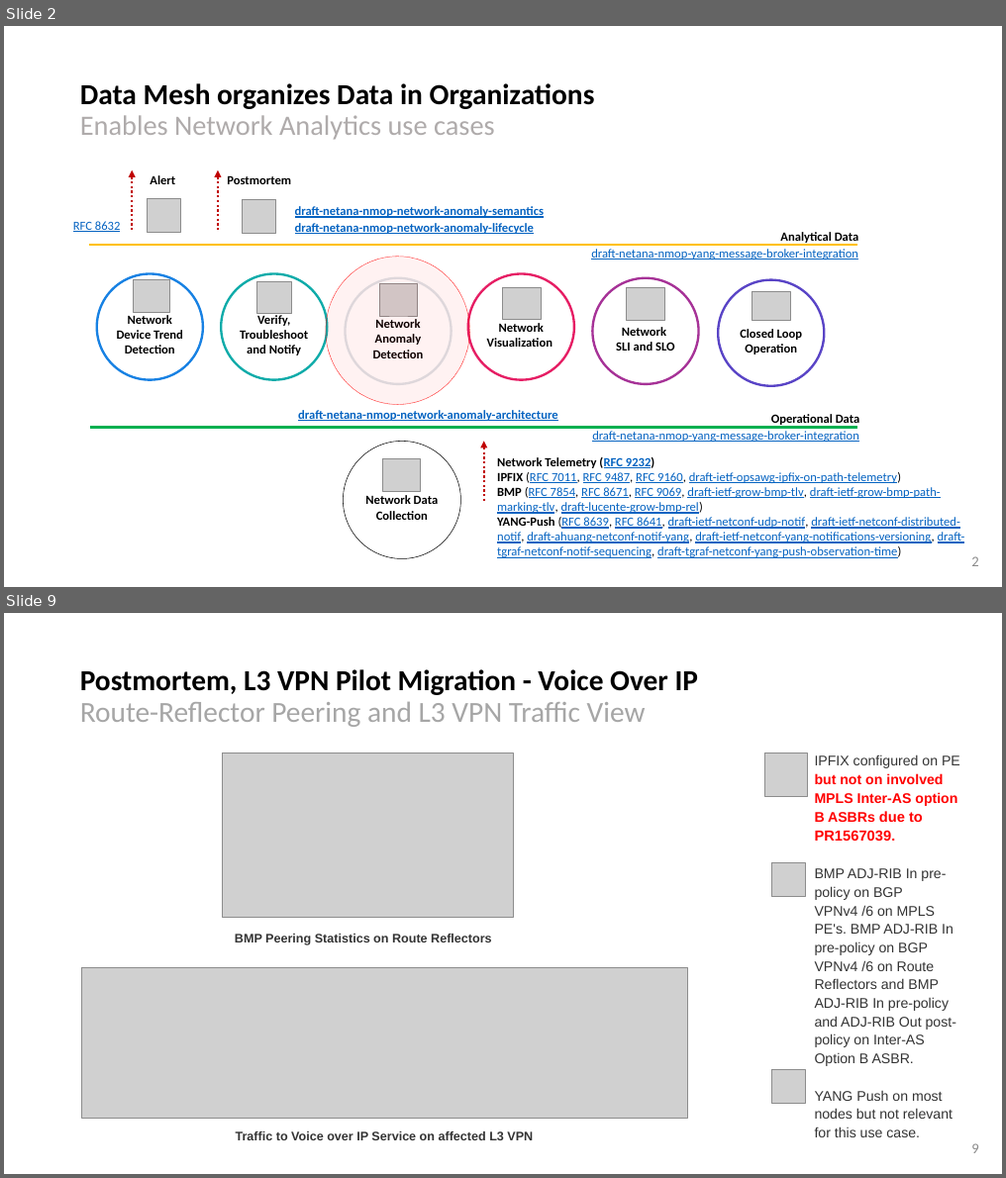
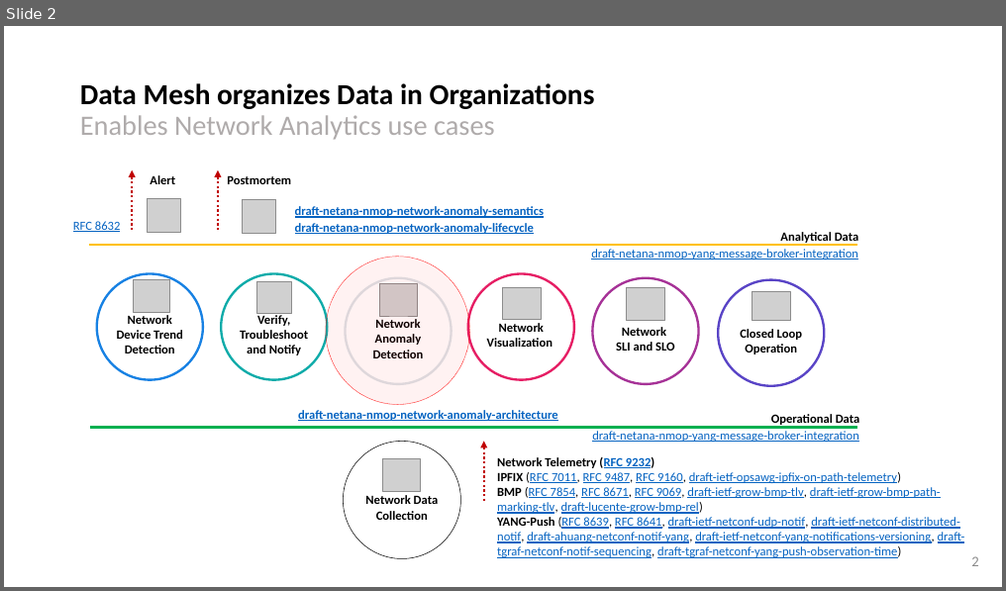
Before and after one commit to network-analytics/ietf-network-analytics-document-status, a slide deck: 121/NMOP/nmop-interim-swisscom-network-analytics-network-incident-postmortem.pptx. Shown one above the other, each under a label of ours: slides 2 and 9 before the commit, slide 2 after it; the slides between them are not shown. The pictures are 1006x1178 and 1006x591 pixels, drawn with LibreOffice and Linux fonts; fonts in the diff are those of the drawing; grey boxes stand for pictures. Boxes give left, top, right and bottom in pixels: in the first picture for what was removed or moved away, otherwise in the second. Text is boxed around its words. In the diff, an @@ line names an element or a change of style, - is before the commit and + after.

```diff
--- a/121/NMOP/nmop-interim-swisscom-network-analytics-network-incident-postmortem.pptx
+++ b/121/NMOP/nmop-interim-swisscom-network-analytics-network-incident-postmortem.pptx
@@ slide 9 removed at <box>4,613,1002,1174</box>, background #FFFFFF @@
@@ title removed at <box>80,669,698,727</box> @@
-Postmortem, L3 VPN Pilot Migration - Voice Over IP
-Route-Reflector Peering and L3 VPN Traffic View
@@ picture removed at <box>223,754,514,918</box> @@
@@ picture removed at <box>764,754,807,796</box> @@
@@ text removed at <box>815,755,960,1138</box> @@
-IPFIX configured on PE but not on involved MPLS Inter-AS option B ASBRs due to PR1567039.
-BMP ADJ-RIB In pre-policy on BGP VPNv4 /6 on MPLS PE's. BMP ADJ-RIB In pre-policy on BGP VPNv4 /6 on Route Reflectors and BMP ADJ-RIB In pre-policy and ADJ-RIB Out post-policy on Inter-AS Option B ASBR.
-YANG Push on most nodes but not relevant for this use case.
@@ picture removed at <box>772,863,806,897</box> @@
@@ text removed at <box>235,934,492,946</box> @@
-BMP Peering Statistics on Route Reflectors
@@ picture removed at <box>81,967,687,1118</box> @@
@@ picture removed at <box>772,1069,806,1103</box> @@
@@ text removed at <box>236,1132,533,1141</box> @@
-Traffic to Voice over IP Service on affected L3 VPN
@@ page number removed at <box>971,1144,978,1154</box> @@
-9
```
Also in this commit, not shown: 5 slides changed, 12 slides added, 6 other slides removed, 1 other file.
